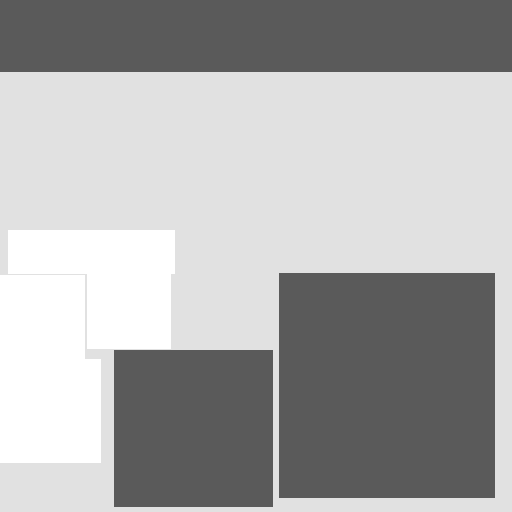
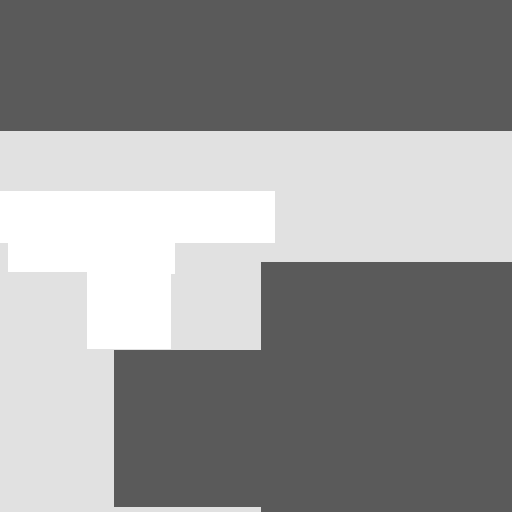
Comparing the layer stacks of the two 512 x 512 images. Changes:
painted on "Warstwa #5" over (0, 72, 512, 512)
